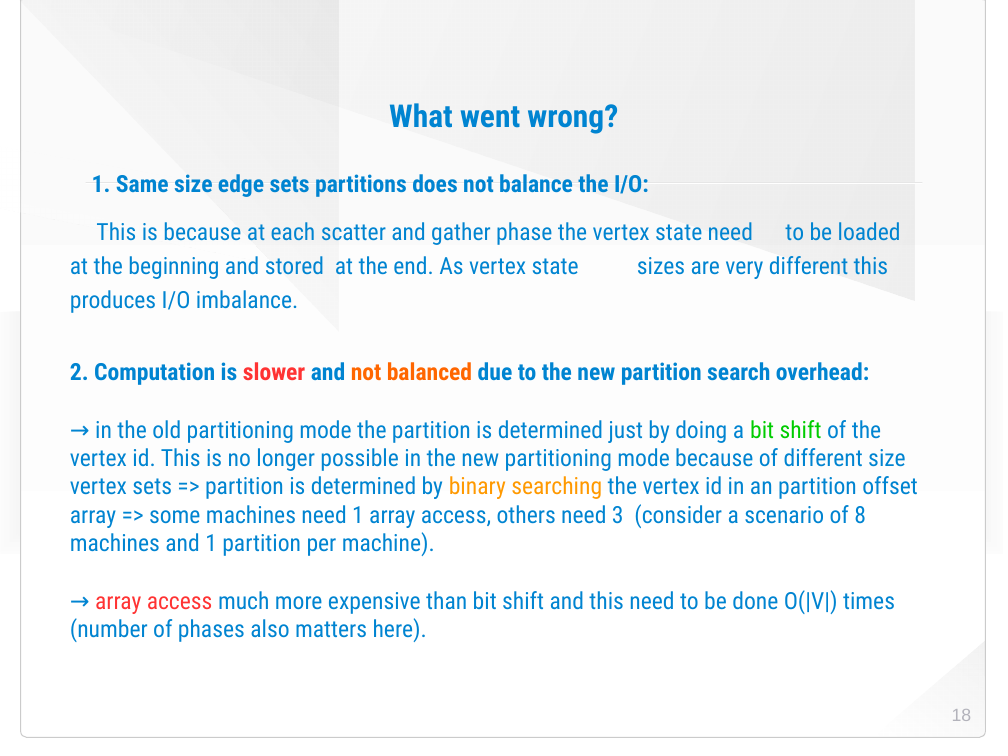
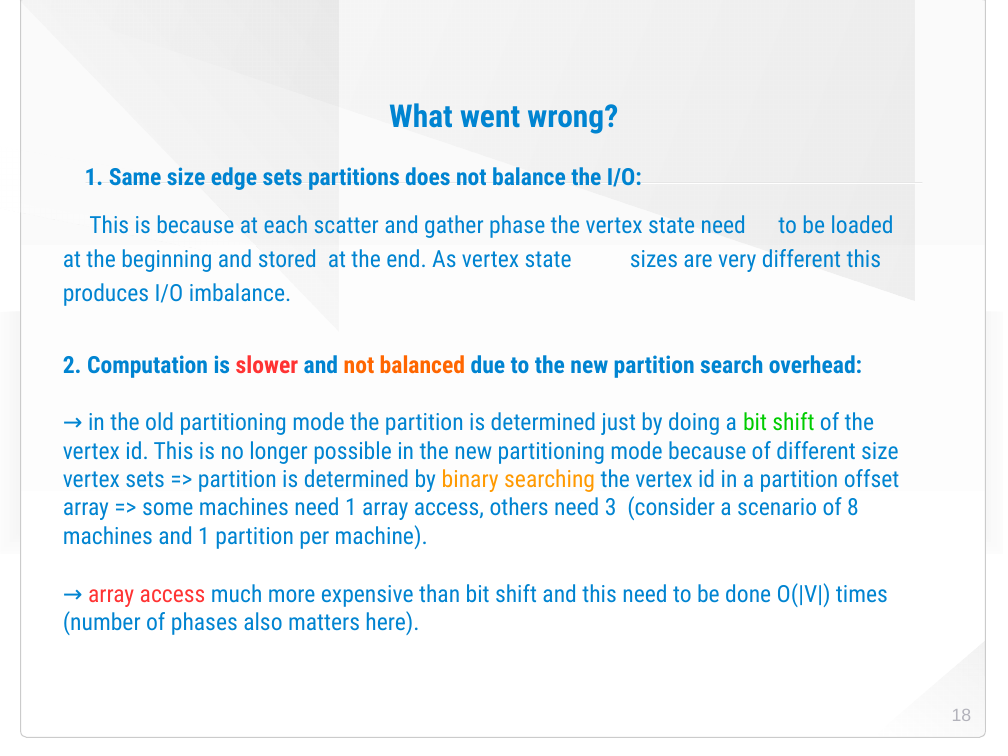
Before and after one commit to HaprianVlad/chaos, a slide deck: slide 18 of presentation.odp. Drawn at 1008x756 pixels with LibreOffice and Linux fonts; fonts in the diff are those of the drawing; background and template pictures are left out. Boxes give left, top, right and bottom in pixels: in the first picture for what was removed or moved away, otherwise in the second. Text is boxed around its words. In the diff, an @@ line names an element or a change of style, - is before the commit and + after.

Commit message:
work on presentation

```diff
--- a/presentation.odp
+++ b/presentation.odp
@@ text "1. Same size edge sets ...": place and size @@
-text "1. Same size edge sets ..." at <box>70,174,918,642</box>
+text "1. Same size edge sets ..." at <box>63,167,900,635</box>
@@ text at <box>63,412,900,549</box>: text changed @@
-→ in the old partitioning mode the partition is determined just by doing a bit shift of the vertex id. This is no longer possible in the new partitioning mode because of different size vertex sets => partition is determined by binary searching the vertex id in an partition offset array => some machines need 1 array access, others need 3 (consider a scenario of 8 machines and 1 partition per machine).
+→ in the old partitioning mode the partition is determined just by doing a bit shift of the vertex id. This is no longer possible in the new partitioning mode because of different size vertex sets => partition is determined by binary searching the vertex id in a partition offset array => some machines need 1 array access, others need 3 (consider a scenario of 8 machines and 1 partition per machine).
```
Also in this commit, not shown: 1 slide added, 1 slide removed, 15 other files.
